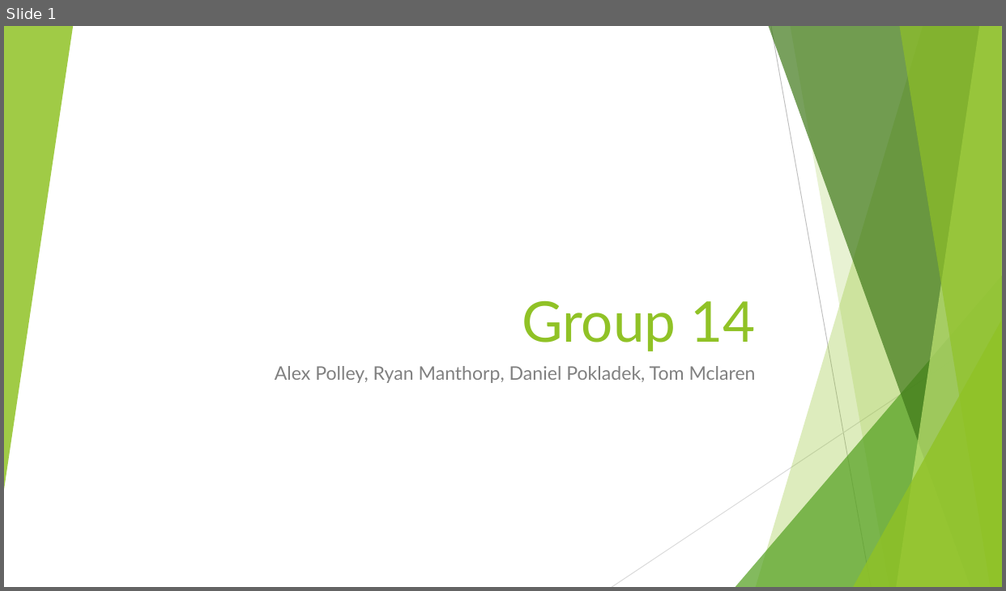
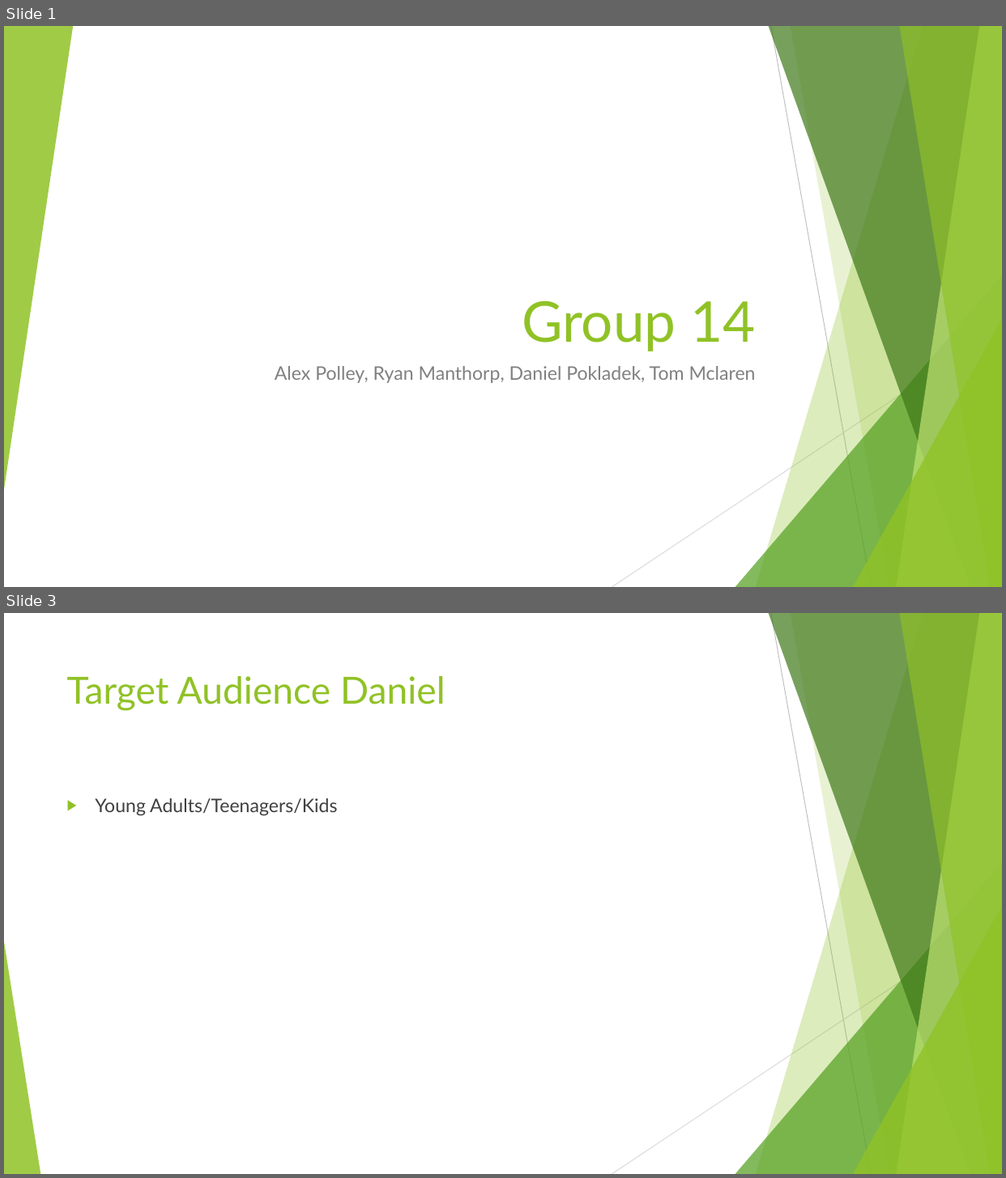
Before and after one commit to UoSGamesGroups/first-semester-l4-5-group-14, a slide deck: Group 14.pptx. Shown one above the other, each under a label of ours: slide 1 before the commit, slides 1 and 3 after it; the slides between them are not shown. The pictures are 1006x591 and 1006x1178 pixels, drawn with LibreOffice and Linux fonts; fonts in the diff are those of the drawing. Boxes give left, top, right and bottom in pixels: in the first picture for what was removed or moved away, otherwise in the second. Text is boxed around its words. In the diff, an @@ line names an element or a change of style, - is before the commit and + after.

```diff
--- a/Group 14.pptx
+++ b/Group 14.pptx
@@ slide 3 added at (4,613,1002,1174), background #FFFFFF; not listed: 9 template elements that a slide beside it also shows @@
@@ title added at (67,676,445,711), 36 pt, text #90C226 @@
+Target Audience Daniel
@@ text added at (95,798,337,815), 18 pt, text #404040 @@
+▶ Young Adults/Teenagers/Kids
@@ triangle added at (4,942,40,1174), fill #90C226 at 85% opacity @@
```
Also in this commit, not shown: 5 slides changed, 1 slide removed.
